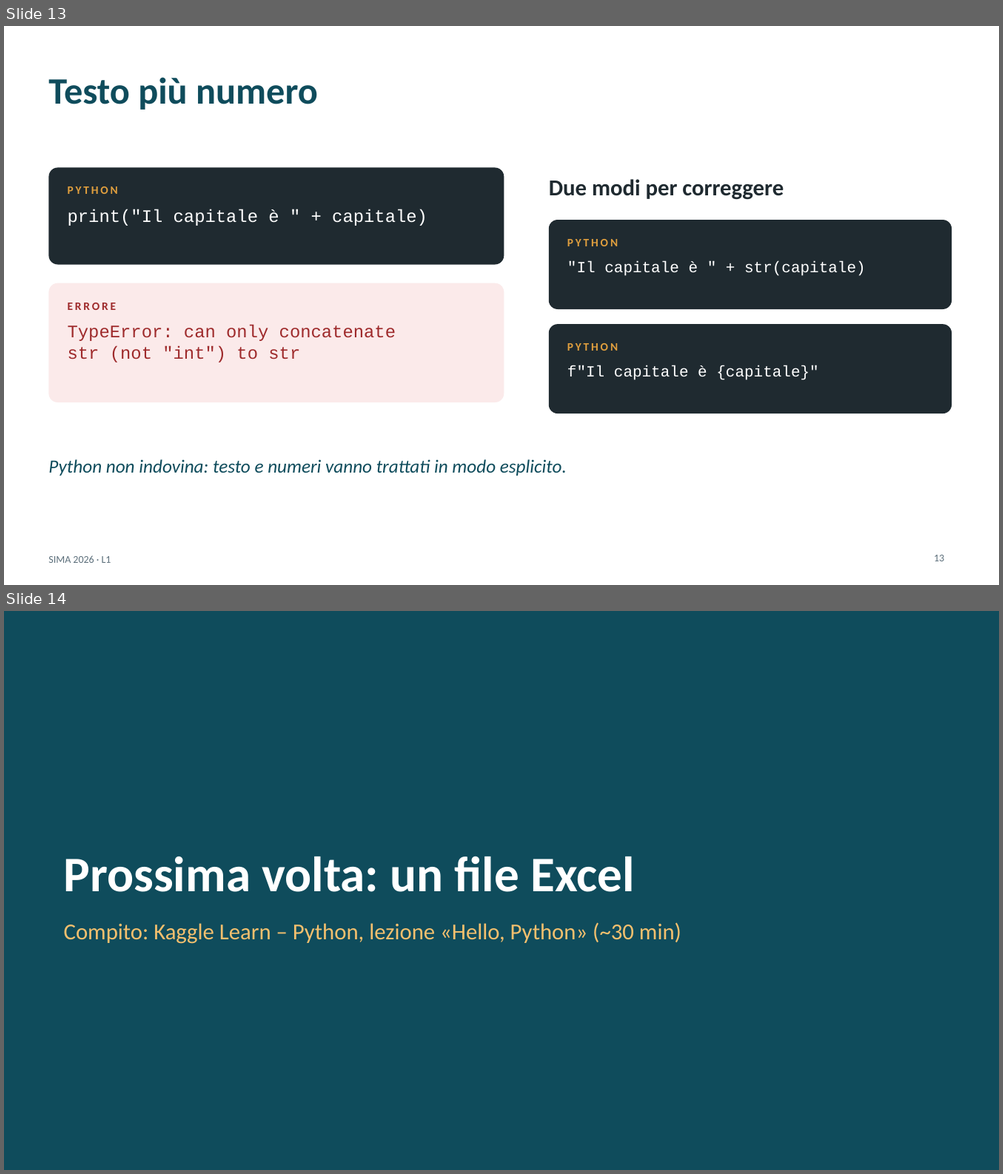
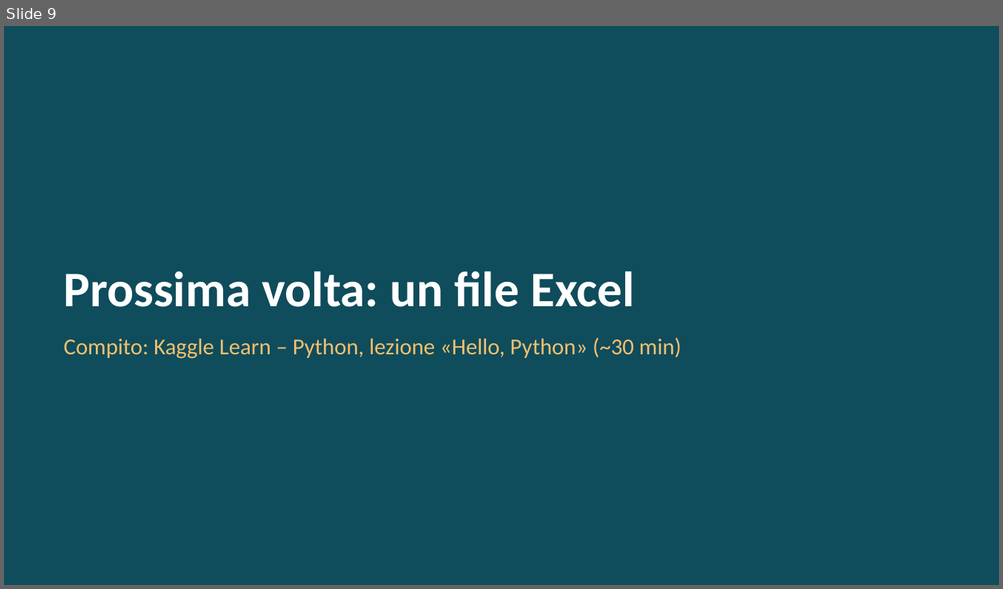
Before and after one commit to andrealorenzon/SIMA2026, a slide deck: lezioni/L01_python_calcolatrice/slide.pptx. Shown one above the other, each under a label of ours: slides 13 and 14 before the commit, slide 9 after it. The pictures are 1003x1174 and 1003x589 pixels, drawn with LibreOffice and Linux fonts; fonts in the diff are those of the drawing. Boxes give left, top, right and bottom in pixels: in the first picture for what was removed or moved away, otherwise in the second. Text is boxed around its words. In the diff, an @@ line names an element or a change of style, - is before the commit and + after.

```diff
--- a/lezioni/L01_python_calcolatrice/slide.pptx
+++ b/lezioni/L01_python_calcolatrice/slide.pptx
@@ slide 13 removed at (4, 26, 999, 585), background #FFFFFF @@
@@ title removed at (48, 77, 318, 110) @@
-Testo più numero
@@ rounded rectangle removed at (48, 168, 504, 265) @@
@@ text removed at (549, 179, 783, 200) @@
-Due modi per correggere
@@ text removed at (68, 187, 118, 194) @@
-PYTHON
@@ text removed at (68, 210, 427, 226) @@
-print("Il capitale è " + capitale)
@@ rounded rectangle removed at (549, 220, 951, 309) @@
@@ text removed at (567, 239, 617, 247) @@
-PYTHON
@@ text removed at (567, 261, 865, 276) @@
-"Il capitale è " + str(capitale)
@@ rounded rectangle removed at (48, 284, 504, 403) @@
@@ text removed at (68, 303, 116, 310) @@
-ERRORE
@@ text removed at (68, 325, 395, 363) @@
-TypeError: can only concatenate
-str (not "int") to str
@@ rounded rectangle removed at (549, 324, 951, 414) @@
@@ text removed at (567, 343, 617, 351) @@
-PYTHON
@@ text removed at (567, 366, 818, 380) @@
-f"Il capitale è {capitale}"
@@ text removed at (48, 460, 566, 476) @@
-Python non indovina: testo e numeri vanno trattati in modo esplicito.
@@ text removed at (48, 556, 111, 563) @@
-SIMA 2026 · L1
@@ page number removed at (933, 555, 944, 562) @@
-13
@@ what was slide 14 is now slide 9 @@
```
Also in this commit, not shown: 4 other slides removed, 6 other files.
